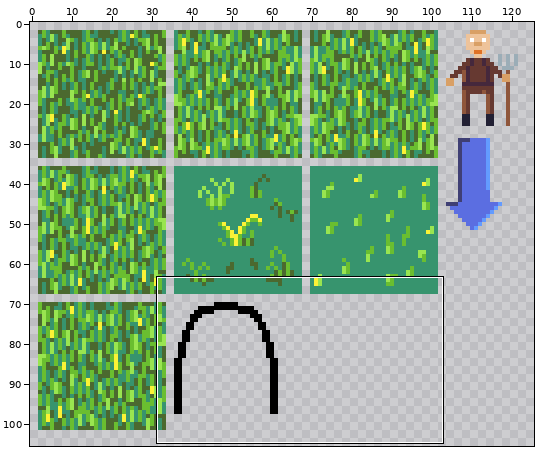
Sprite sheet, stored at lib/assets/img/assets.png. The picture above shows the old version from afar; the outline marks the close-up.
Close-up. Before the edit:
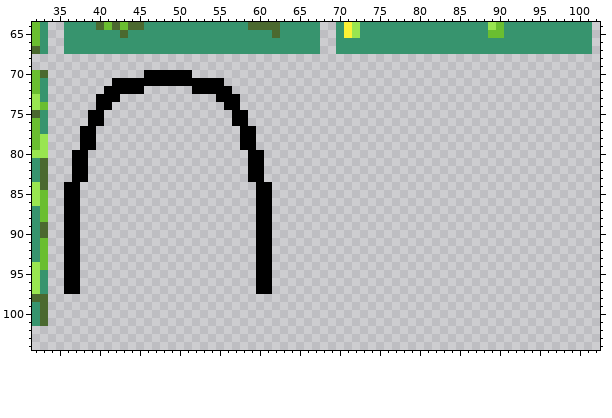
The file is 128x128 pixels. Shown: x 32..102, y 64..104. The wide view leaves out empty margins.
And afterwards:
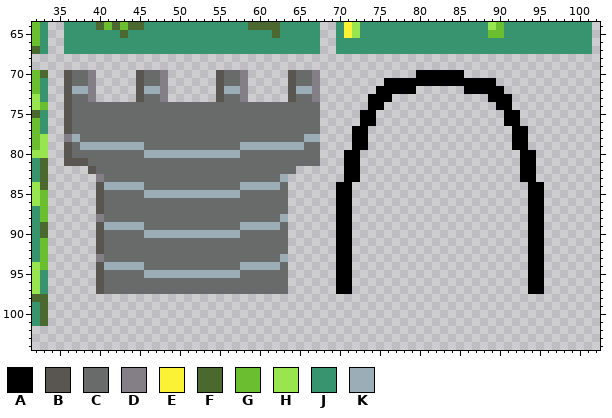
Palette (. is transparent): A #000000  B #595652  C #696a6a  D #847e87  E #fbf236  F #4b692f  G #6abe30  H #99e550  J #37946e  K #9badb7
From old to new:
y 70: x 36..39 .... -> BCCD; x 45..51 .AAAAAA -> BCCD...; x 55..58 .... -> BCCD; x 64..67 .... -> BCCD; x 80..85 ...... -> AAAAAA
y 71: x 36..39 .... -> BCCD; x 42..58 AAAAAAAAAAAAAA... -> ...BCCD......BCCD; x 64..67 .... -> BCCD; x 76..89 .............. -> AAAAAAAAAAAAAA
y 72: x 36..39 .... -> BKKD; x 41..48 AAAAA... -> ....BKKD; x 52..58 AAAAA.. -> ...BKKD; x 64..67 .... -> BKKD; x 75..79 ..... -> AAAAA; x 86..90 ..... -> AAAAA
y 73: x 36..42 ....AAA -> BCCD...; x 45..48 .... -> BCCD; x 55..58 AAA. -> BCCD; x 64..67 .... -> BCCD; x 74..76 ... -> AAA; x 89..91 ... -> AAA
y 74: x 36..67 ....AA..............AA.......... -> BCCCCCCCCCCCCCCCCCCCCCCCCCCCCCCC; x 74..75 .. -> AA; x 90..91 .. -> AA
y 75..76: x 36..67 ...AA................AA......... -> BCCCCCCCCCCCCCCCCCCCCCCCCCCCCCCC; x 73..74 .. -> AA; x 91..92 .. -> AA
y 77: x 36..67 ..AA..................AA........ -> BCCCCCCCCCCCCCCCCCCCCCCCCCCCCCCC; x 72..73 .. -> AA; x 92..93 .. -> AA
y 78: x 36..67 ..AA..................AA........ -> DKCCCCCCCCCCCCCCCCCCCCCCCCCCCCKK; x 72..73 .. -> AA; x 92..93 .. -> AA
y 79: x 36..67 ..AA..................AA........ -> BCKKKKKKKKCCCCCCCCCCCCKKKKKKKKCC; x 72..73 .. -> AA; x 92..93 .. -> AA
y 80: x 36..67 .AA....................AA....... -> BCCCCCCCCCKKKKKKKKKKKKCCCCCCCCCC; x 71..72 .. -> AA; x 93..94 .. -> AA
y 81: x 36..67 .AA....................AA....... -> BBBCCCCCCCCCCCCCCCCCCCCCCCCCCCCC; x 71..72 .. -> AA; x 93..94 .. -> AA
y 82: x 37..64 AA....................AA.... -> ..BCCCCCCCCCCCCCCCCCCCCCCCCC; x 71..72 .. -> AA; x 93..94 .. -> AA
y 83: x 37..38 AA -> ..; x 40..63 ...................AA... -> DCCCCCCCCCCCCCCCCCCCCCCK; x 71..72 .. -> AA; x 93..94 .. -> AA
y 84: x 36..37 AA -> ..; x 40..63 ....................AA.. -> BKKKKKCCCCCCCCCCCCKKKKKC; x 70..71 .. -> AA; x 94..95 .. -> AA
y 85: x 36..37 AA -> ..; x 40..63 ....................AA.. -> BCCCCCKKKKKKKKKKKKCCCCCC; x 70..71 .. -> AA; x 94..95 .. -> AA
y 86..87: x 36..37 AA -> ..; x 40..63 ....................AA.. -> BCCCCCCCCCCCCCCCCCCCCCCC; x 70..71 .. -> AA; x 94..95 .. -> AA
y 88: x 36..37 AA -> ..; x 40..63 ....................AA.. -> DCCCCCCCCCCCCCCCCCCCCCCK; x 70..71 .. -> AA; x 94..95 .. -> AA
y 89: x 36..37 AA -> ..; x 40..63 ....................AA.. -> BKKKKKCCCCCCCCCCCCKKKKKC; x 70..71 .. -> AA; x 94..95 .. -> AA
y 90: x 36..37 AA -> ..; x 40..63 ....................AA.. -> BCCCCCKKKKKKKKKKKKCCCCCC; x 70..71 .. -> AA; x 94..95 .. -> AA
y 91..92: x 36..37 AA -> ..; x 40..63 ....................AA.. -> BCCCCCCCCCCCCCCCCCCCCCCC; x 70..71 .. -> AA; x 94..95 .. -> AA
y 93: x 36..37 AA -> ..; x 40..63 ....................AA.. -> DCCCCCCCCCCCCCCCCCCCCCCK; x 70..71 .. -> AA; x 94..95 .. -> AA
y 94: x 36..37 AA -> ..; x 40..63 ....................AA.. -> BKKKKKCCCCCCCCCCCCKKKKKC; x 70..71 .. -> AA; x 94..95 .. -> AA
y 95: x 36..37 AA -> ..; x 40..63 ....................AA.. -> BCCCCCKKKKKKKKKKKKCCCCCC; x 70..71 .. -> AA; x 94..95 .. -> AA
y 96..97: x 36..37 AA -> ..; x 40..63 ....................AA.. -> BCCCCCCCCCCCCCCCCCCCCCCC; x 70..71 .. -> AA; x 94..95 .. -> AA
Where, in picture pixels (left, top, right, bottom), the same in both close-ups:
changed: (64, 70, 544, 294)
